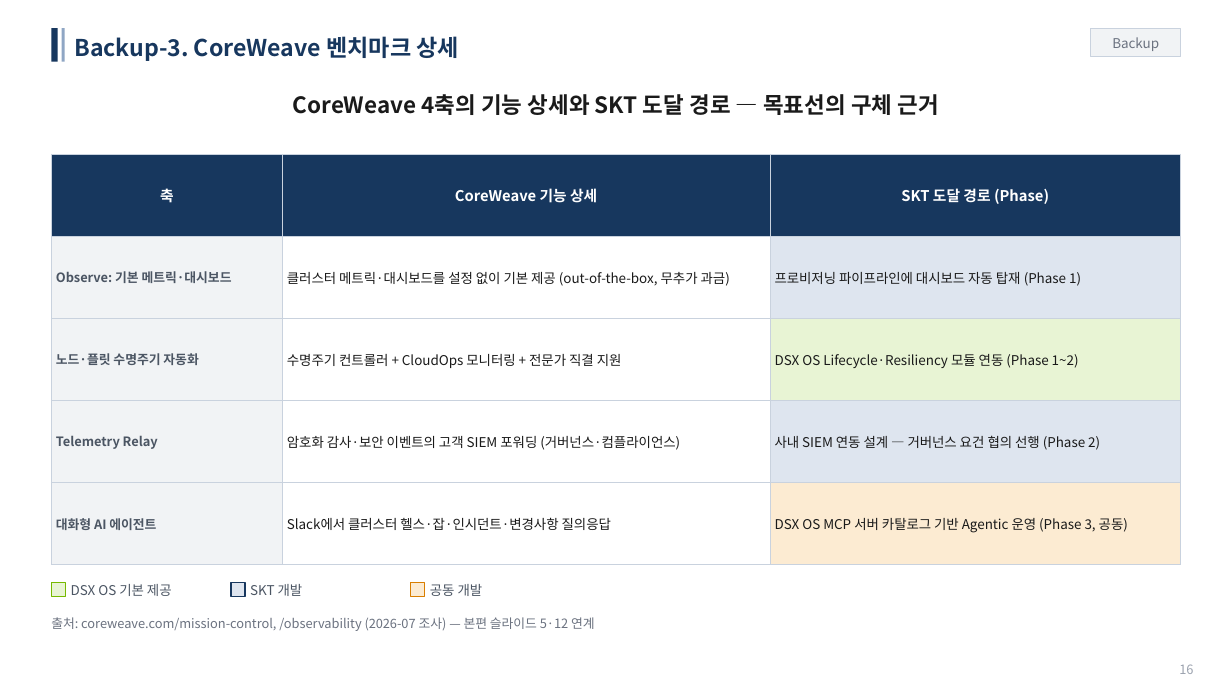
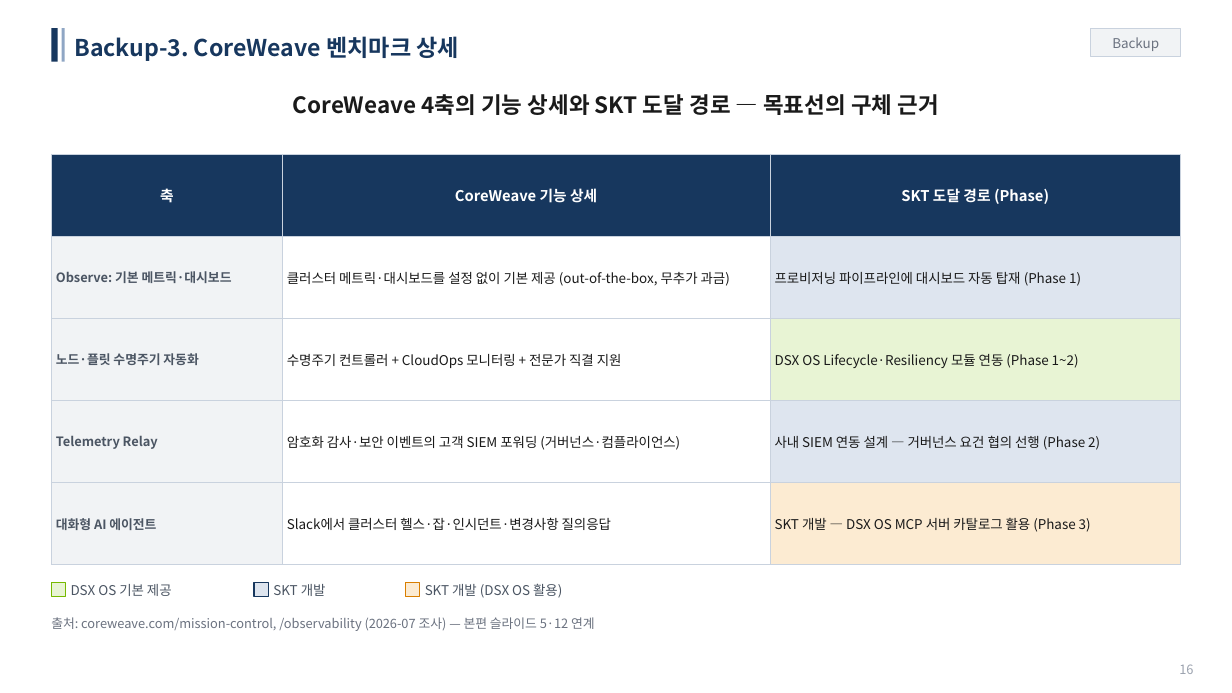
Before and after one commit to daniel980/encry, a slide deck: slide 16 of _workspace/NVIDIA_DSX_OS_E2E_Observability_논의.pptx. Drawn at 1232x693 pixels with LibreOffice and Linux fonts; fonts in the diff are those of the drawing. Boxes give left, top, right and bottom in pixels: in the first picture for what was removed or moved away, otherwise in the second. Text is boxed around its words. In the diff, an @@ line names an element or a change of style, - is before the commit and + after.

```diff
--- a/_workspace/NVIDIA_DSX_OS_E2E_Observability_논의.pptx
+++ b/_workspace/NVIDIA_DSX_OS_E2E_Observability_논의.pptx
@@ table at box(52, 154, 1181, 536) @@
-row 5, column 3: DSX OS MCP 서버 카탈로그 기반 Agentic 운영 (Phase 3, 공동)
+row 5, column 3: SKT 개발 — DSX OS MCP 서버 카탈로그 활용 (Phase 3)
@@ rectangle: place and size @@
-rectangle at box(231, 583, 245, 597)
+rectangle at box(254, 583, 268, 597)
@@ text "SKT 개발": place and size @@
-text "SKT 개발" at box(250, 584, 303, 596)
+text "SKT 개발" at box(273, 584, 326, 596)
@@ rectangle: place and size @@
-rectangle at box(410, 583, 424, 597)
+rectangle at box(406, 583, 420, 597)
@@ text at box(425, 583, 562, 598): text changed @@
-공동 개발
+SKT 개발 (DSX OS 활용)
```
Also in this commit, not shown: 7 other slides changed, 3 other files.
